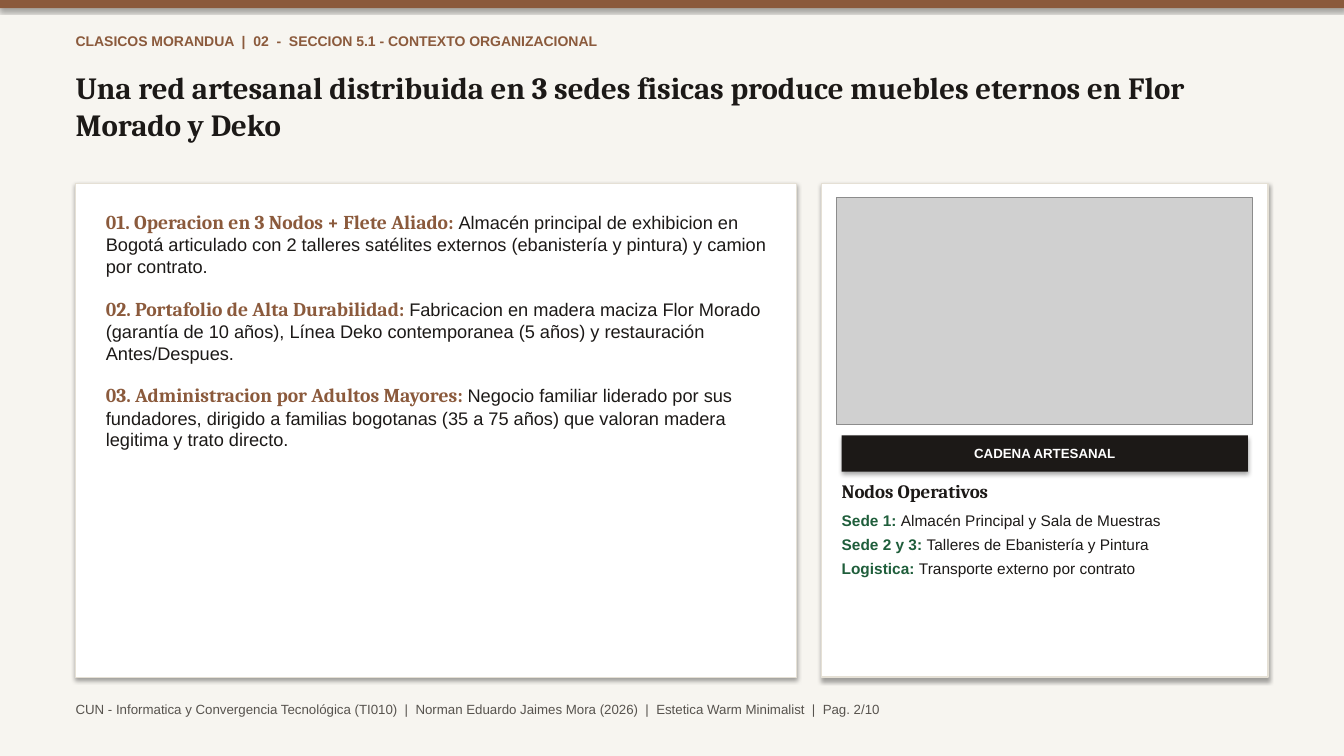
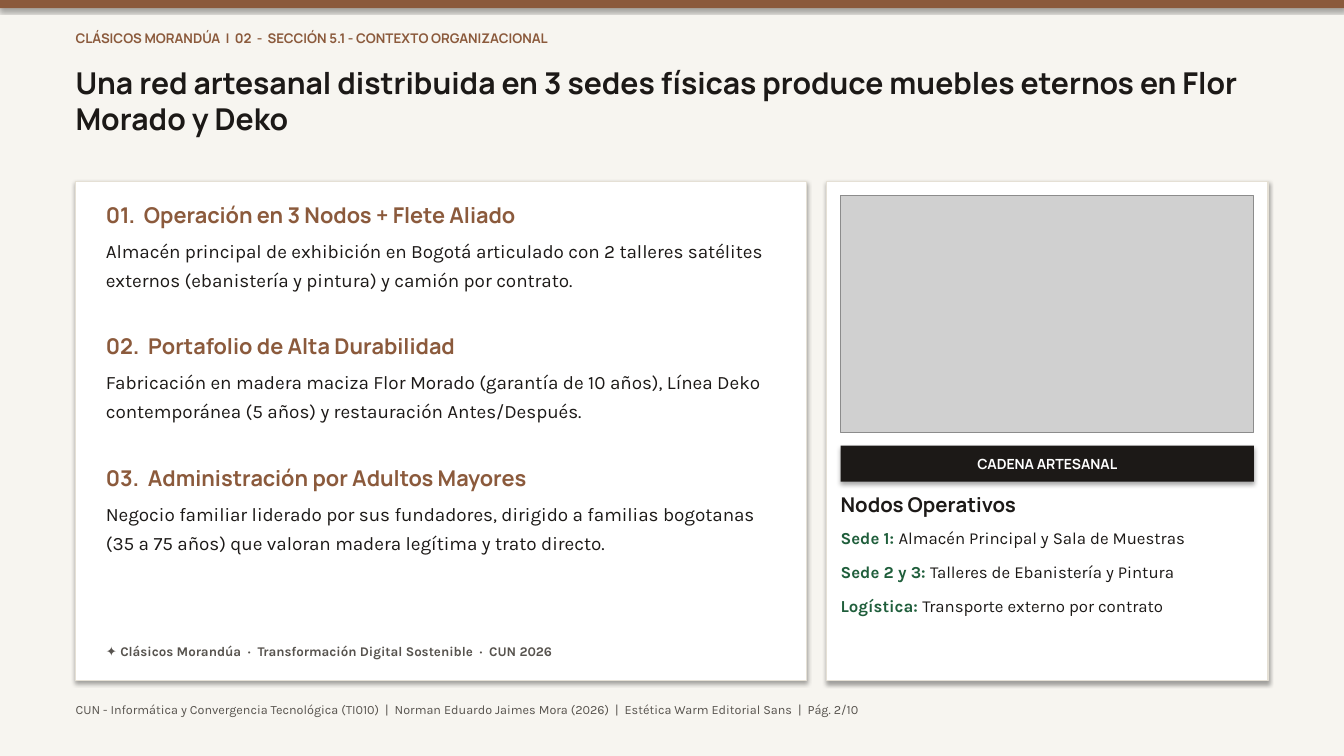
Before and after one commit to TheNormanJames/CUN-Informatica-y-convergencia, a slide deck: slide 2 of docs/ProyectoFinal_Norman_Jaimes.pptx. Drawn at 1344x756 pixels with LibreOffice and Linux fonts; fonts in the diff are those of the drawing; grey boxes stand for pictures. Boxes give left, top, right and bottom in pixels: in the first picture for what was removed or moved away, otherwise in the second. Text is boxed around its words. In the diff, an @@ line names an element or a change of style, - is before the commit and + after.

Commit message:
feat(design-system): enforce sans-serif Outfit/Plus Jakarta Sans, fix slide spacings and proportional image cropping

```diff
--- a/docs/ProyectoFinal_Norman_Jaimes.pptx
+++ b/docs/ProyectoFinal_Norman_Jaimes.pptx
@@ text at (x1=76, y1=30, x2=548, y2=43): text changed; size 10 to 9.5 pt; font Arial to Manrope @@
-CLASICOS MORANDUA | 02 - SECCION 5.1 - CONTEXTO ORGANIZACIONAL
+CLÁSICOS MORANDÚA | 02 - SECCIÓN 5.1 - CONTEXTO ORGANIZACIONAL
@@ text at (x1=76, y1=70, x2=1237, y2=138): text changed; size 22 to 21.5 pt; font Cambria to Manrope @@
-Una red artesanal distribuida en 3 sedes fisicas produce muebles eternos en Flor Morado y Deko
+Una red artesanal distribuida en 3 sedes físicas produce muebles eternos en Flor Morado y Deko
@@ rectangle resized from (x1=76, y1=184, x2=797, y2=678) to (x1=76, y1=181, x2=807, y2=681) @@
@@ text at (x1=106, y1=205, x2=762, y2=555): text changed; size 13 to 13.5 pt; font Arial to Karla @@
-01. Operacion en 3 Nodos + Flete Aliado: Almacén principal de exhibicion en Bogotá articulado con 2 talleres satélites externos (ebanistería y pintura) y camion por contrato.
-02. Portafolio de Alta Durabilidad: Fabricacion en madera maciza Flor Morado (garantía de 10 años), Línea Deko contemporanea (5 años) y restauración Antes/Despues.
-03. Administracion por Adultos Mayores: Negocio familiar liderado por sus fundadores, dirigido a familias bogotanas (35 a 75 años) que valoran madera legitima y trato directo.
+01. Operación en 3 Nodos + Flete Aliado
+Almacén principal de exhibición en Bogotá articulado con 2 talleres satélites externos (ebanistería y pintura) y camión por contrato.
+02. Portafolio de Alta Durabilidad
+Fabricación en madera maciza Flor Morado (garantía de 10 años), Línea Deko contemporánea (5 años) y restauración Antes/Después.
+03. Administración por Adultos Mayores
+Negocio familiar liderado por sus fundadores, dirigido a familias bogotanas (35 a 75 años) que valoran madera legítima y trato directo.
@@ rectangle resized from (x1=822, y1=184, x2=1268, y2=678) to (x1=827, y1=181, x2=1268, y2=681) @@
@@ picture resized from (x1=837, y1=198, x2=1253, y2=424) to (x1=841, y1=196, x2=1254, y2=433) @@
@@ rectangle "CADENA ARTESANAL" resized from (x1=842, y1=436, x2=1248, y2=472) to (x1=841, y1=446, x2=1254, y2=482) @@
@@ rectangle "CADENA ARTESANAL" at (x1=841, y1=446, x2=1254, y2=482): size 9.5 to 10 pt, font Arial to Manrope @@
@@ text at (x1=841, y1=497, x2=1185, y2=582): size 13.5 to 14.5 pt, font Cambria to Manrope in "Nodos Operativos"; size 11 to 12 pt, font Arial to Karla in "Sede 1: Almacén Principal y Sala de ...", "Sede 2 y 3: Talleres de Ebanistería ..."; more space between paragraphs @@
@@ text "Nodos Operativos" moved from (x1=842, y1=485, x2=1160, y2=577) to (x1=841, y1=497, x2=1185, y2=616) @@
@@ text at (x1=841, y1=599, x2=1163, y2=616): text changed; size 11 to 12 pt; font Arial to Karla @@
-Logistica: Transporte externo por contrato
+Logística: Transporte externo por contrato
@@ text added at (x1=120, y1=645, x2=553, y2=660), 9.5 pt, text #57534E, bold @@
+✦ Clásicos Morandúa · Transformación Digital Sostenible · CUN 2026
@@ text at (x1=76, y1=704, x2=858, y2=717): text changed; size 9.5 to 9 pt; font Arial to Karla @@
-CUN - Informatica y Convergencia Tecnológica (TI010) | Norman Eduardo Jaimes Mora (2026) | Estetica Warm Minimalist | Pag. 2/10
+CUN - Informática y Convergencia Tecnológica (TI010) | Norman Eduardo Jaimes Mora (2026) | Estética Warm Editorial Sans | Pág. 2/10
```
Also in this commit, not shown: 9 other slides changed, 7 other files.
